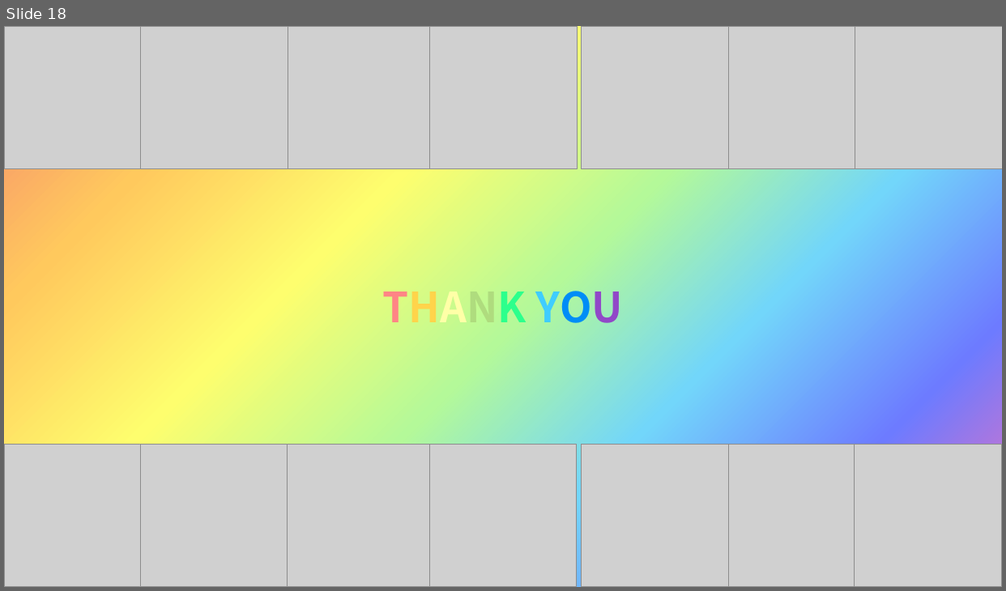
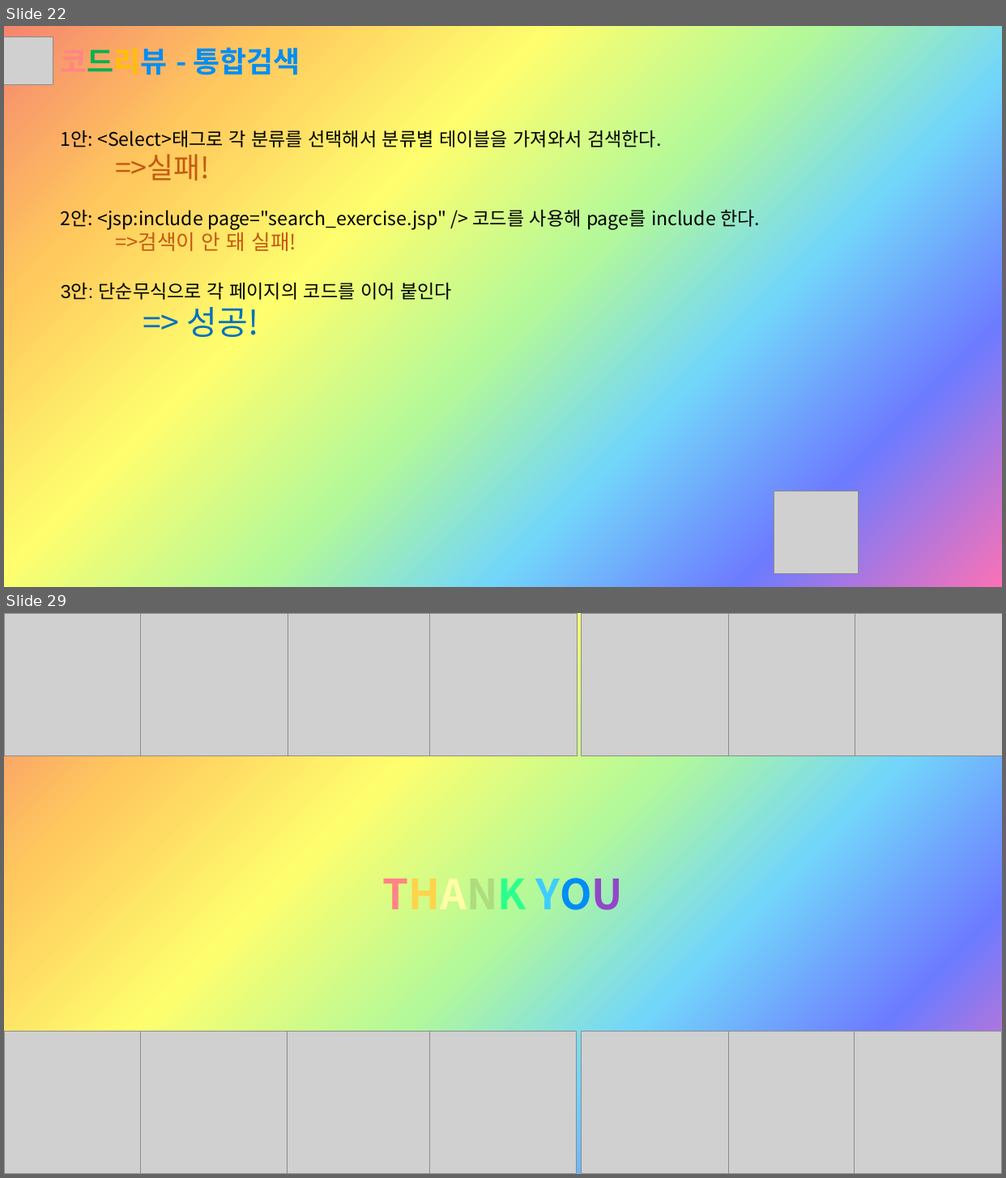
Before and after one commit to Sujin-Lim/DB-Project2, a slide deck: Button.pptx. Shown one above the other, each under a label of ours: slide 18 before the commit, slides 22 and 29 after it; the slides between them are not shown. The pictures are 1006x591 and 1006x1178 pixels, drawn with LibreOffice and Linux fonts; fonts in the diff are those of the drawing; grey boxes stand for pictures. Boxes give left, top, right and bottom in pixels: in the first picture for what was removed or moved away, otherwise in the second. Text is boxed around its words. In the diff, an @@ line names an element or a change of style, - is before the commit and + after.

```diff
--- a/Button.pptx
+++ b/Button.pptx
@@ slide 22 added at <box>4,26,1002,587</box>, background gradient #F5856F to #FFC95D to #FEFE6E to #B4F999 to #72D6FA to #6D7BFF to #FB71B6 @@
@@ picture added at <box>4,37,53,85</box> @@
@@ text added at <box>61,47,300,75</box>, 28 pt, text #008DF6, bold @@
+코드리뷰 - 통합검색
@@ text added at <box>61,130,760,337</box>, 18 pt, text #000000 @@
+1안: <Select>태그로 각 분류를 선택해서 분류별 테이블을 가져와서 검색한다.
+=>실패!
+2안: <jsp:include page="search_exercise.jsp" /> 코드를 사용해 page를 include 한다.
+=>검색이 안 돼 실패!
+3안: 단순무식으로 각 페이지의 코드를 이어 붙인다
+=> 성공!
@@ picture added at <box>774,492,859,574</box> @@
@@ what was slide 18 is now slide 29 @@
```
Also in this commit, not shown: 9 slides changed, 10 other slides added.
